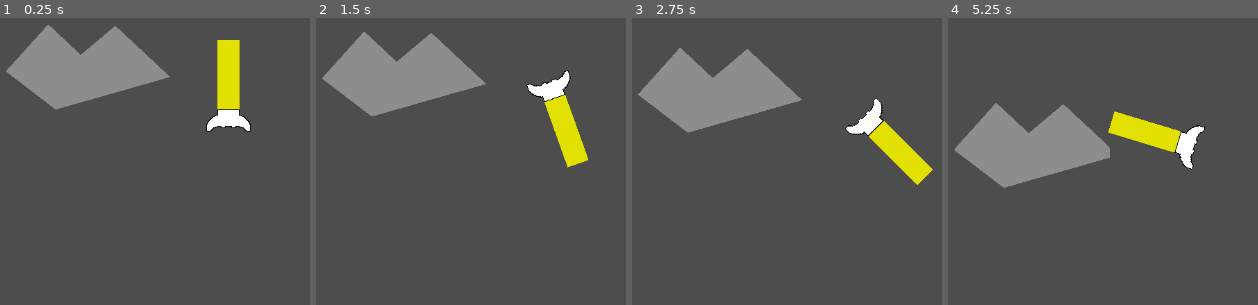
Above: before the commit, frames 1-4 (left to right).
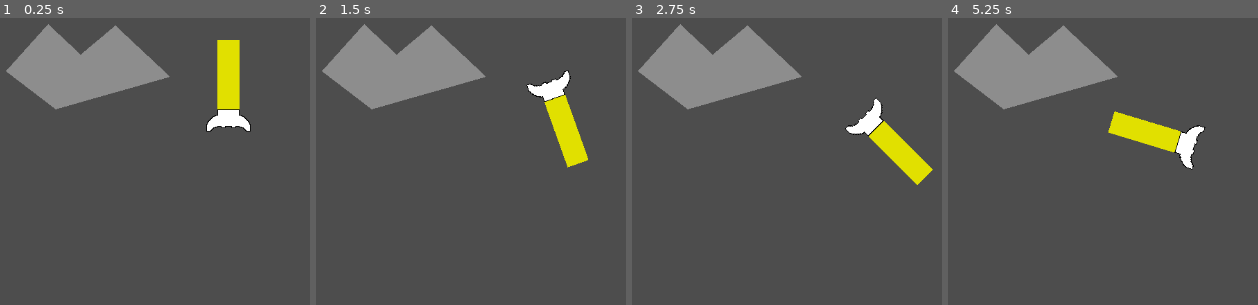
Above: after the commit, the same moments.

Repository: CWmain/SpaceJunkGame
Game: Godot game, scene res://Objects/Test_Scene.tscn
Two runs of this game, one before a commit and one after it. Both use one fixed random seed, a clock stepped at 60 frames per second and the inputs below.
Inputs (mouse positions are in pixels of both pictures, inside the frame that each line leads up to):
- Up to frame 1 (0.25 s): no input
- Up to frame 2 (1.5 s): move the mouse to (outside the picture) at 0.52 s; hold D (TurnRight) from 0.53 s (still down); click (outside the picture) at 0.6 s; tap W (Accelerate) at 0.77 s; move the mouse to (489, 204) at 1.27 s; tap S (Stop) at 1.35 s
- Up to frame 3 (2.75 s): tap W (Accelerate) at 1.52 s; move the mouse to (outside the picture) at 2.02 s; release D (TurnRight) at 2.03 s; hold A (TurnLeft) from 2.03 s (still down); click (outside the picture) at 2.1 s
- Up to frame 4 (5.25 s): move the mouse to (1239, 273) at 2.77 s; release A (TurnLeft) at 2.78 s; hold D (TurnRight) 2.78-4.28 s; tap S (Stop) at 2.85, 4.35 s; tap W (Accelerate) at 3.02, 3.77, 4.52 s; move the mouse to (outside the picture) at 3.52 s; click (outside the picture) at 3.6 s; move the mouse to (1041, 115) at 4.27 s; hold A (TurnLeft) 4.28-5.03 s; move the mouse to (outside the picture) at 5.02 s; hold D (TurnRight) from 5.03 s (still down); click (outside the picture) at 5.1 s

The runs differ from the first frame. In frame 1, less than 0.1% of the frame differs, in the area x 1-54%, y 2-32%; in frame 2, 2.7%; in frame 3, 7.9%; in frame 4, 17%, in the area x 1-55%, y 2-60%.

Commit message:
Adjusted default asteroid mass and shifted player hitbox up slightly

Diff:
--- a/Objects/asteroid/asteroid.tscn
+++ b/Objects/asteroid/asteroid.tscn
@@ -5,8 +5,8 @@
 [node name="Asteroid" type="RigidBody2D"]
 collision_layer = 3
 collision_mask = 3
-mass = 100.0
-gravity_scale = 0.01
+mass = 500.0
+gravity_scale = 0.0
 script = ExtResource("1_tndy0")
 
 [node name="HitBox" type="CollisionPolygon2D" parent="."]
--- a/Objects/player_rocket/player_rocket.tscn
+++ b/Objects/player_rocket/player_rocket.tscn
@@ -12,7 +12,7 @@
 script = ExtResource("1_cbxua")
 
 [node name="CollisionShape2D" type="CollisionShape2D" parent="."]
-position = Vector2(0, 16)
+position = Vector2(0, 14)
 rotation = 1.57079
 shape = SubResource("CapsuleShape2D_fhkwb")
 
